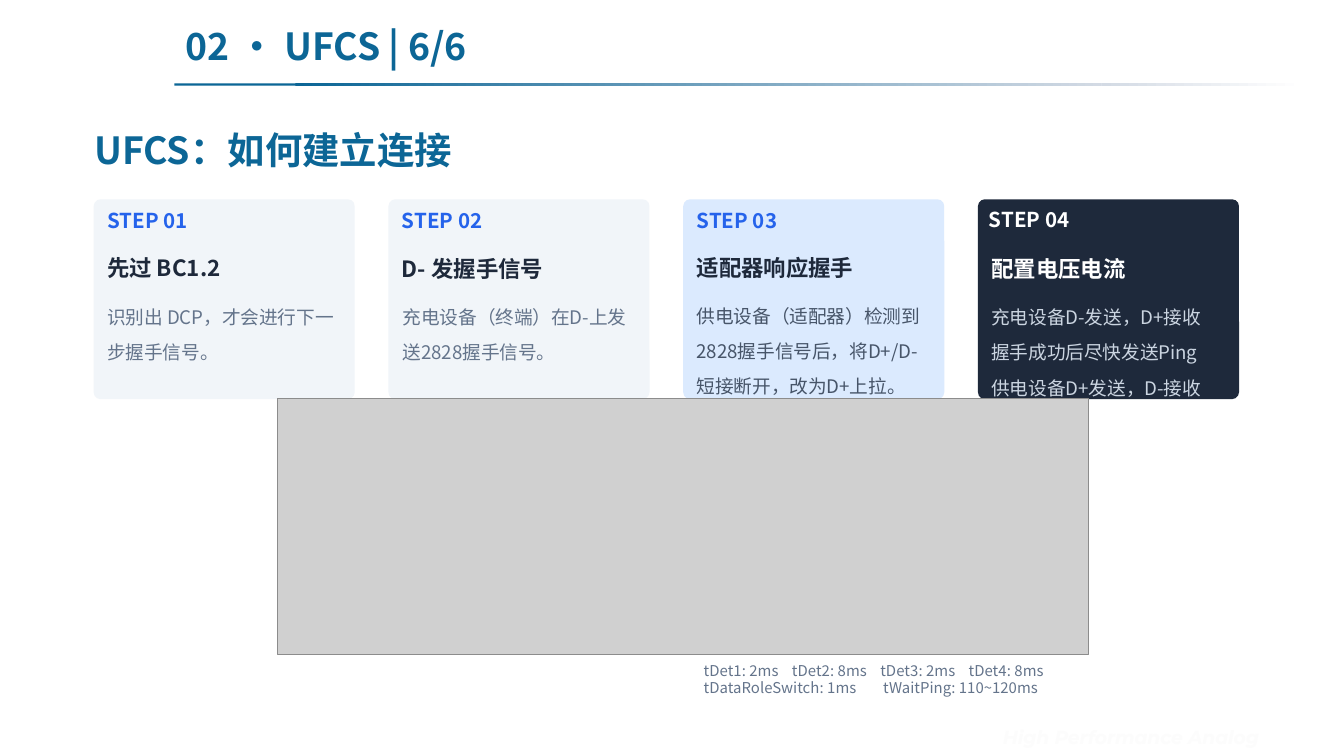
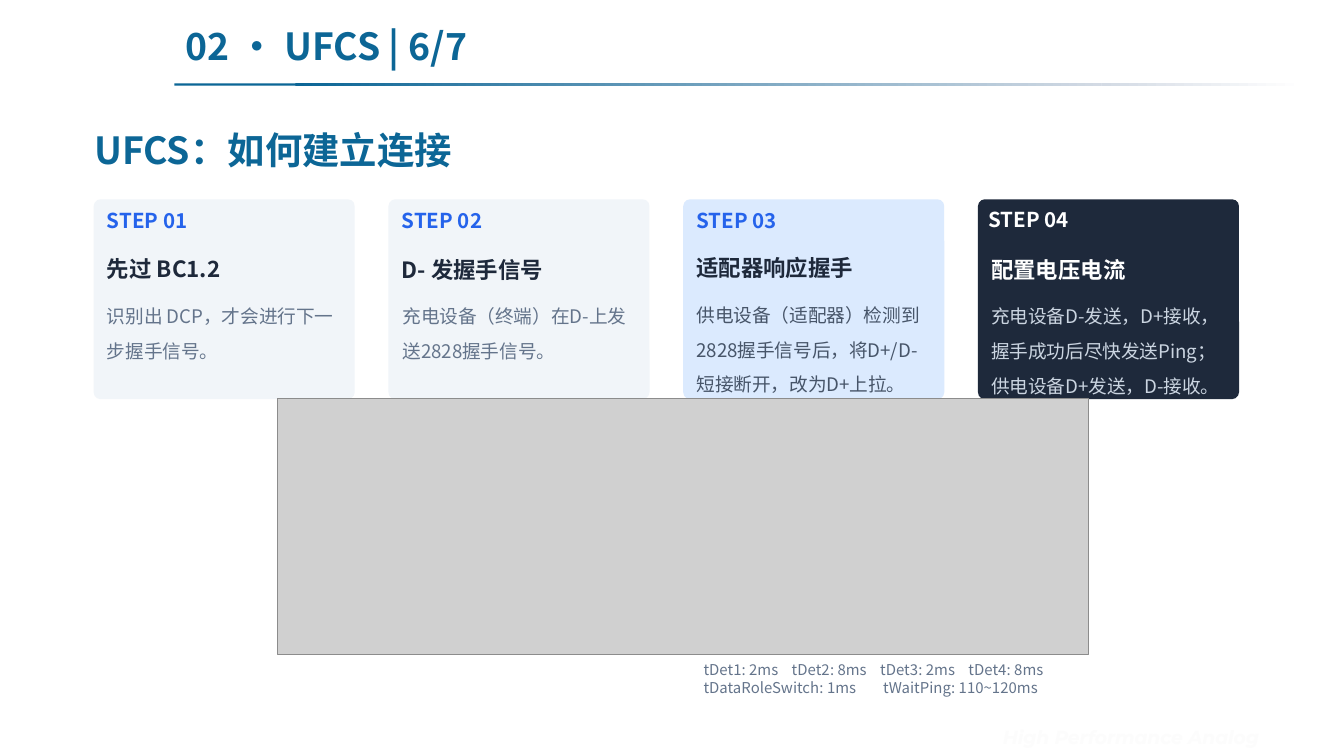
Before and after one commit to Dremote/Books, a slide deck: slide 22 of Notes/5. 基于DPDM的快充协议简介.pptx. Drawn at 1344x756 pixels with LibreOffice and Linux fonts; fonts in the diff are those of the drawing; grey boxes stand for pictures; background and template pictures are left out. Boxes give left, top, right and bottom in pixels: in the first picture for what was removed or moved away, otherwise in the second. Text is boxed around its words. In the diff, an @@ line names an element or a change of style, - is before the commit and + after.

```diff
--- a/Notes/5. 基于DPDM的快充协议简介.pptx
+++ b/Notes/5. 基于DPDM的快充协议简介.pptx
@@ text "Sgmicro" at (x1=199, y1=0, x2=1146, y2=756): line spacing 0.83 to 0.8 @@
@@ title at (x1=186, y1=30, x2=468, y2=67): text changed @@
-02 · UFCS | 6/6
+02 · UFCS | 6/7
@@ text "供电设备（适配器）检测到2828握手信号后，将D+/D-短接断开，改为D+上拉。" at (x1=696, y1=306, x2=919, y2=393): line spacing 1.58 to 1.55 @@
@@ text at (x1=991, y1=307, x2=1219, y2=395): text changed @@
-充电设备D-发送，D+接收
-握手成功后尽快发送Ping
-供电设备D+发送，D-接收
+充电设备D-发送，D+接收，握手成功后尽快发送Ping；供电设备D+发送，D-接收。
```
Also in this commit, not shown: 25 other slides changed, 2 slides added, 8 other files.
